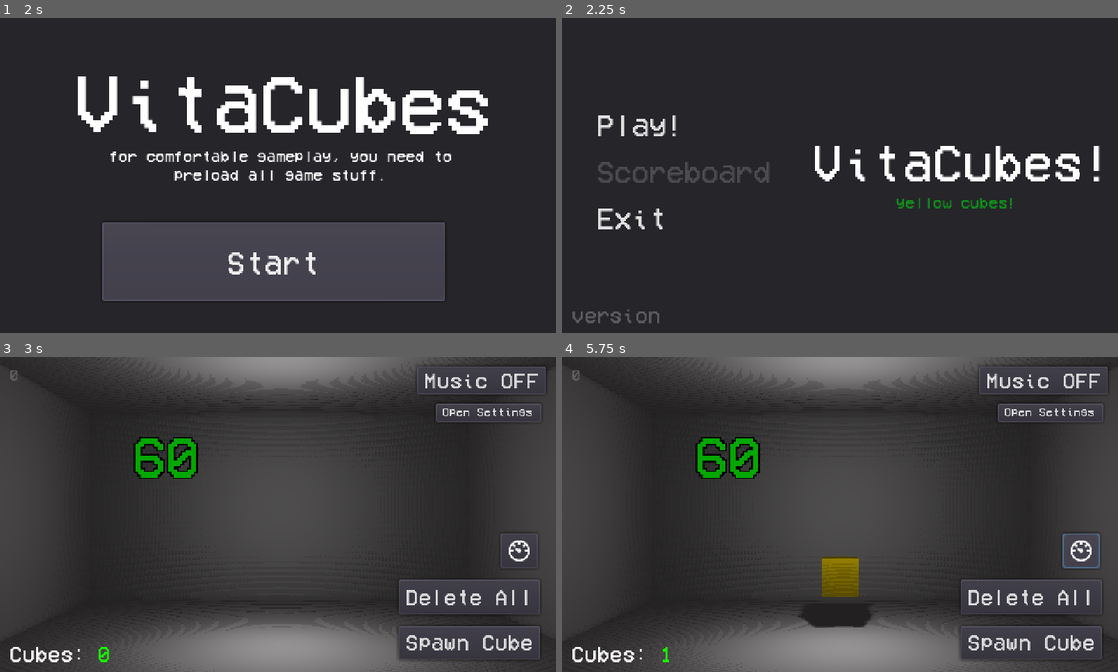
Above: before the commit, frames 1-4 (two rows, left to right).
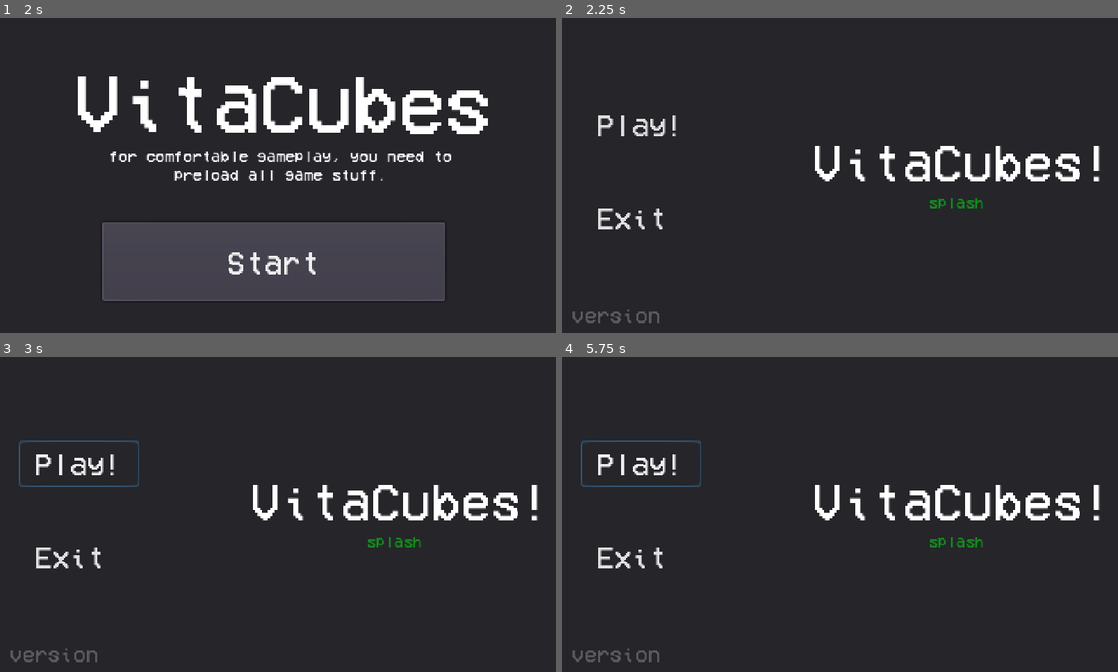
Above: after the commit, the same moments.

Repository: yaragirodev/vitaCubes
Game: Godot game, scene res://scenes/preLoadMenu.tscn
Same seed, same stepped clock (60 frames per second), same inputs: the game is played once before the commit and once after it.
Inputs (mouse positions are in pixels of both pictures, inside the frame that each line leads up to):
- Up to frame 1 (2 s): tap Enter at 0.5 s; move the mouse to (400, 159) at 0.52 s; click (400, 159) at 0.67 s; click "Load Assets" at 1.25 s
- Up to frame 2 (2.25 s): click "Start" at 2 s
- Up to frame 3 (3 s): click "Play!" at 2.75 s
- Up to frame 4 (5.75 s): click (639, 464) at 3.5 s, where only the run after the commit has a clickable "Play!"; click (1029, 643) at 4.25 s, where only the run before the commit has a clickable "Spawn Cube"; click (1079, 549) at 5.02 s

Frame 1 is identical in both runs. In frame 2, 1.0% of the frame differs, in the area x 6-81%, y 45-61%; in frame 3, 48%, in the area x 0-100%, y 0-100%; in frame 4, 48%.
Error after the commit: Parse Error: The identifier "scoreboardbutton" isn't declared in the current scope. (res://scenes/mainMenuMainScript.gd:12)

Commit message:
delete scoreboard

Diff:
--- a/scenes/MainMenu.tscn
+++ b/scenes/MainMenu.tscn
@@ -57,16 +57,6 @@
 text = "Play!"
 flat = true
 
-[node name="scoreboard" type="Button" parent="."]
-margin_left = 24.0
-margin_top = 112.0
-margin_right = 186.0
-margin_bottom = 152.0
-custom_fonts/font = SubResource( 3 )
-disabled = true
-text = "Scoreboard"
-flat = true
-
 [node name="Exit" type="Button" parent="."]
 margin_left = 8.0
 margin_top = 152.0
--- a/scenes/mainMenuMainScript.gd
+++ b/scenes/mainMenuMainScript.gd
@@ -4,7 +4,6 @@
 onready var playButton: Button = $Play
 onready var exitButton: Button = $Exit
 onready var versionLabel: Label = $version
-onready var scoreboardbutton: Button = $scoreboard
 
 func _ready():
 	#button connects
@@ -40,6 +39,3 @@
 func _onExitPressed():
 	print("BYE")
 	get_tree().quit()
-
-func _goToScoreboard():
-	get_tree().change_scene("res://scenes/scoreboard.tscn")
--- a/scenes/scoreboard.tscn
+++ /dev/null
@@ -1,47 +0,0 @@
-[gd_scene load_steps=5 format=2]
-
-[ext_resource path="res://assets/VCR.ttf" type="DynamicFontData" id=1]
-[ext_resource path="res://assets/VCR.tres" type="DynamicFont" id=2]
-
-[sub_resource type="DynamicFont" id=1]
-size = 40
-font_data = ExtResource( 1 )
-
-[sub_resource type="DynamicFont" id=2]
-size = 13
-font_data = ExtResource( 1 )
-
-[node name="Control" type="Control"]
-anchor_right = 1.0
-anchor_bottom = 1.0
-
-[node name="Panel" type="Panel" parent="."]
-margin_right = 480.0
-margin_bottom = 272.0
-
-[node name="title" type="Label" parent="Panel"]
-margin_left = 64.0
-margin_top = 104.0
-margin_right = 409.0
-margin_bottom = 144.0
-custom_fonts/font = SubResource( 1 )
-text = "YOUR LAST SCORE"
-
-[node name="score" type="Label" parent="Panel"]
-margin_left = 176.0
-margin_top = 144.0
-margin_right = 288.0
-margin_bottom = 160.0
-custom_fonts/font = SubResource( 2 )
-text = "{ SCORE HERE }"
-
-[node name="getScore" type="HTTPRequest" parent="."]
-
-[node name="Button" type="Button" parent="."]
-margin_left = 64.0
-margin_top = 168.0
-margin_right = 120.0
-margin_bottom = 190.0
-custom_fonts/font = ExtResource( 2 )
-text = "BACK"
-flat = true
